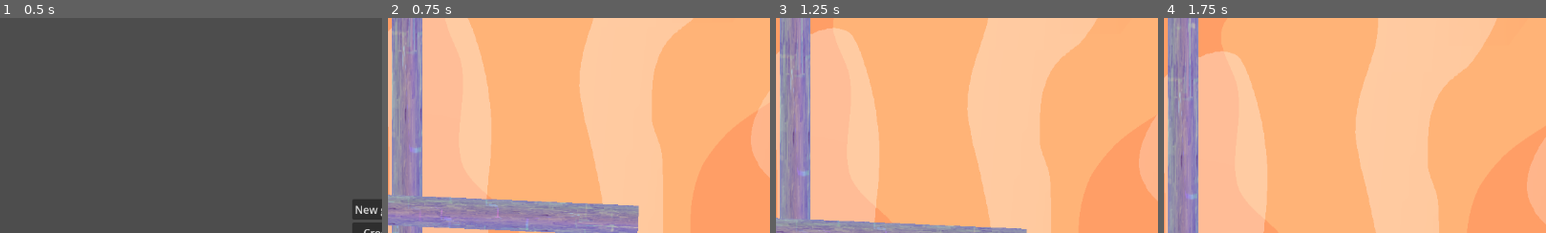
Above: before the commit, frames 1-4 (left to right).
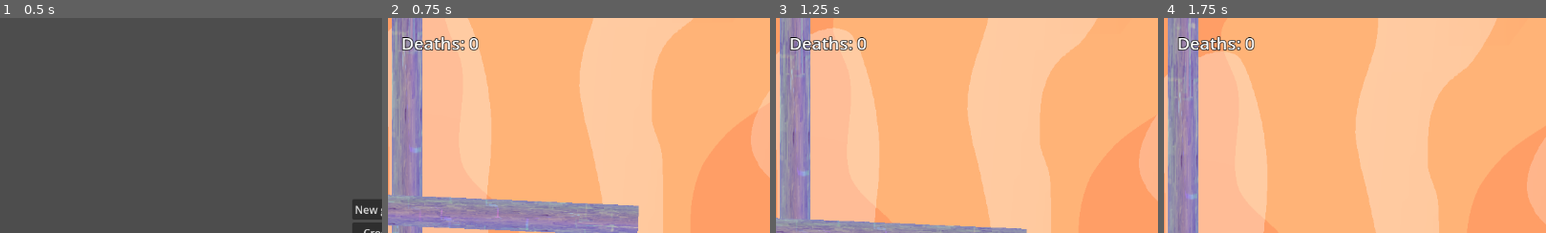
Above: after the commit, the same moments.

Repository: Jagholin/bullethell_jam_entry
Game: Godot game, scene res://scenes/main.tscn
The game is run twice, just before and just after one commit, with the same random seed, the same clock (stepped at 60 frames per second) and the same inputs.
Inputs:
- Up to frame 1 (0.5 s): no input
- Up to frame 2 (0.75 s): click "New game" at 0.5 s
- Up to frame 3 (1.25 s): no input
- Up to frame 4 (1.75 s): hold Right (right) from 1.28 s (still down); hold Space (fire) from 1.28 s (still down)
The pictures show only the part of the screen within x 0-50%, y 0-50%; the shares and areas given below are measured in that part.

Frame 1 is identical in both runs. In frame 2, 0.9% of the frame differs, in the area x 3-24%, y 8-16%; in frame 3, 0.9%; in frame 4, 0.9%.

Commit message:
add HUD, add deaths counter to the HUD

Diff:
--- a/resources/label_settings/fps_label.tres
+++ b/resources/label_settings/fps_label.tres
@@ -1,6 +1,6 @@
 [gd_resource type="LabelSettings" format=3 uid="uid://bh8hnu4drxufn"]
 
 [resource]
-font_size = 32
+font_size = 26
 outline_size = 4
 outline_color = Color(0, 0, 0, 1)
--- a/scenes/main.tscn
+++ b/scenes/main.tscn
@@ -1,7 +1,8 @@
-[gd_scene load_steps=3 format=3 uid="uid://ddkyw7yf08s7b"]
+[gd_scene load_steps=4 format=3 uid="uid://ddkyw7yf08s7b"]
 
 [ext_resource type="Script" path="res://scripts/scenes/main.gd" id="1_wi2rb"]
 [ext_resource type="PackedScene" uid="uid://caslk1qmsij8" path="res://scenes/first_level.tscn" id="2_ppk7r"]
+[ext_resource type="LabelSettings" uid="uid://bh8hnu4drxufn" path="res://resources/label_settings/fps_label.tres" id="3_nkufm"]
 
 [node name="Node2D" type="Node2D"]
 script = ExtResource("1_wi2rb")
@@ -34,7 +35,7 @@
 
 [node name="PauseMenuLayer" type="CanvasLayer" parent="."]
 process_mode = 3
-layer = 2
+layer = 5
 visible = false
 
 [node name="CenterContainer" type="CenterContainer" parent="PauseMenuLayer"]
@@ -70,6 +71,7 @@
 text = "Quit"
 
 [node name="CreditsLayer" type="CanvasLayer" parent="."]
+visible = false
 
 [node name="MarginContainer" type="MarginContainer" parent="CreditsLayer"]
 anchors_preset = 15
@@ -147,6 +149,29 @@
 layout_mode = 2
 text = "< Back"
 
+[node name="HUDLayer" type="CanvasLayer" parent="."]
+layer = 2
+
+[node name="MarginContainer" type="MarginContainer" parent="HUDLayer"]
+anchors_preset = 15
+anchor_right = 1.0
+anchor_bottom = 1.0
+grow_horizontal = 2
+grow_vertical = 2
+theme_override_constants/margin_left = 20
+theme_override_constants/margin_top = 20
+theme_override_constants/margin_right = 20
+theme_override_constants/margin_bottom = 20
+
+[node name="VBoxContainer" type="VBoxContainer" parent="HUDLayer/MarginContainer"]
+layout_mode = 2
+
+[node name="DeathsCounterLabel" type="Label" parent="HUDLayer/MarginContainer/VBoxContainer"]
+unique_name_in_owner = true
+layout_mode = 2
+text = "Deaths: 0"
+label_settings = ExtResource("3_nkufm")
+
 [connection signal="pressed" from="MainMenuLayer/CenterContainer/VBoxContainer/NewGameButton" to="." method="_on_new_game_button_pressed"]
 [connection signal="pressed" from="MainMenuLayer/CenterContainer/VBoxContainer/CreditsButton" to="." method="_on_credits_button_pressed"]
 [connection signal="pressed" from="MainMenuLayer/CenterContainer/VBoxContainer/ExitButton" to="." method="_on_exit_button_pressed"]
--- a/scripts/scenes/main.gd
+++ b/scripts/scenes/main.gd
@@ -3,6 +3,9 @@
 @onready var main_menu_layer: CanvasLayer = $MainMenuLayer
 @onready var pause_menu_layer: CanvasLayer = $PauseMenuLayer
 @onready var credits_layer: CanvasLayer = $CreditsLayer
+@onready var hud_layer: CanvasLayer = $HUDLayer
+
+@onready var deaths_label: Label = %DeathsCounterLabel
 
 @export var level_scenes: Array[PackedScene]
 
@@ -13,6 +16,8 @@
 	main_menu_layer.show()
 	pause_menu_layer.hide()
 	credits_layer.hide()
+	hud_layer.hide()
+	Global.death_counter_changed.connect(on_deathcounter_updated)
 
 func _process(_delta):
 	pass
@@ -28,11 +33,13 @@
 	var newLevel := scene.instantiate() as BaseLevel
 	current_level = newLevel
 	add_child(current_level)
+	hud_layer.show()
 
 func on_level_exit():
 	current_level.queue_free()
 	current_level = null
 	main_menu_layer.show()
+	hud_layer.hide()
 
 func _on_new_game_button_pressed():
 	assert(not current_level)
@@ -68,7 +75,9 @@
 	finish_pause()
 	_on_exit_button_pressed()
 
-
 func _on_credits_back_button_pressed():
 	credits_layer.hide()
 	main_menu_layer.show()
+
+func on_deathcounter_updated():
+	deaths_label.text = "Deaths: %d" % Global.death_counter
Not shown, added: extra todos.txt
